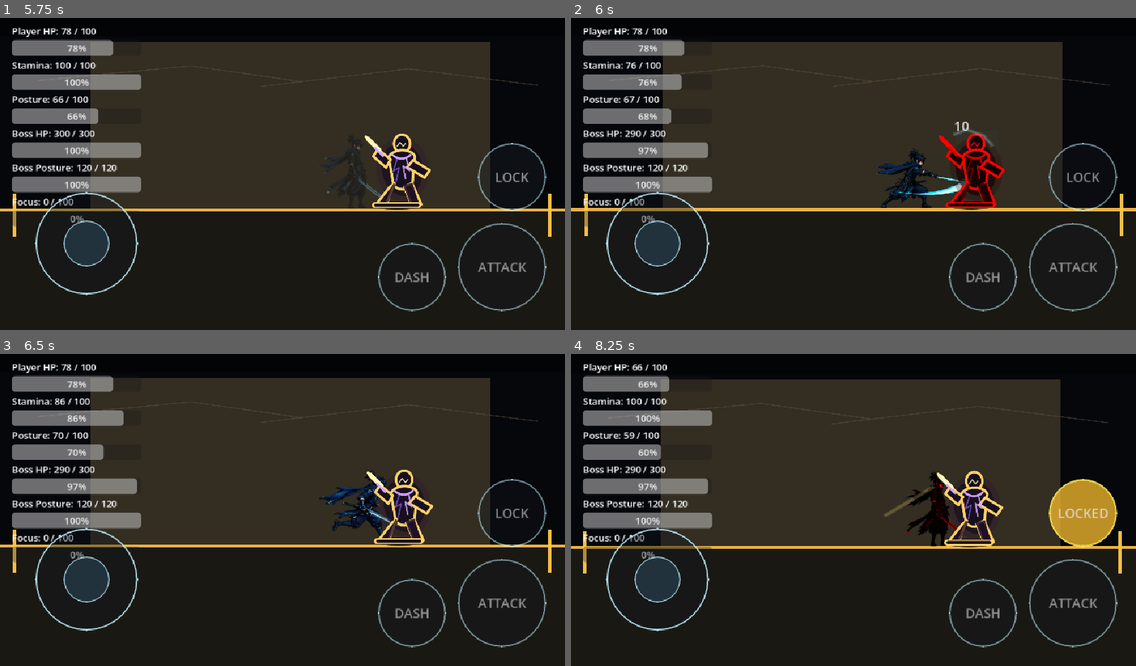
Above: before the commit, frames 1-4 (two rows, left to right).
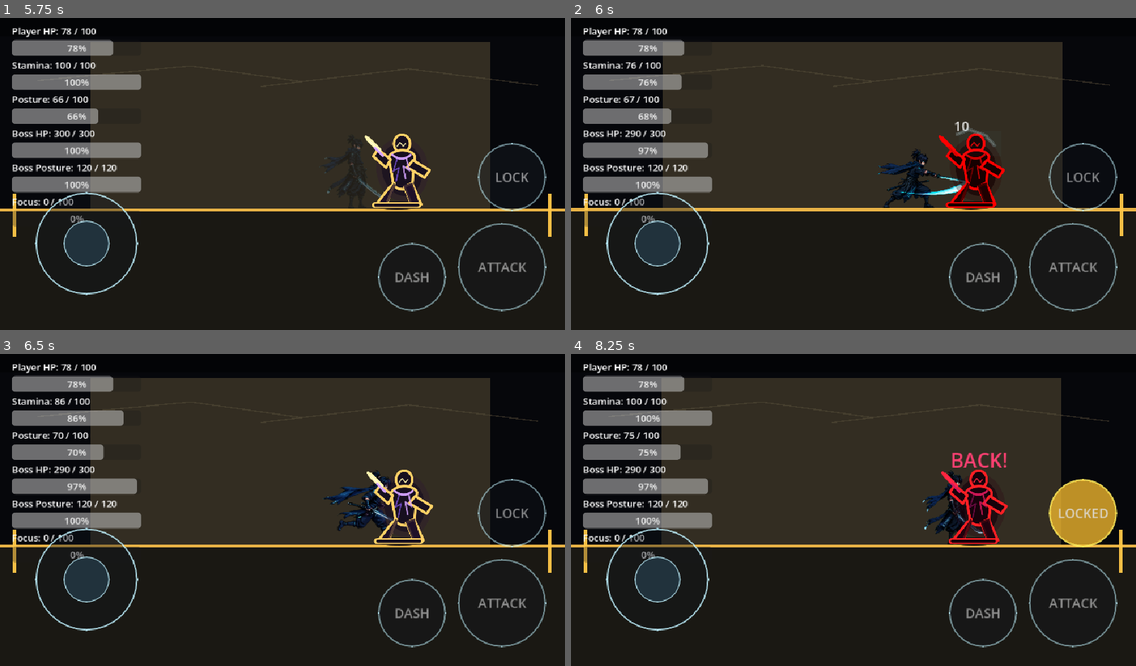
Above: after the commit, the same moments.

Repository: shanwinder/lastblade
Game: Godot game, scene res://scenes/main/BossBrokenMaster.tscn
Same seed, same stepped clock (60 frames per second), same inputs: the game is played once before the commit and once after it.
Inputs (mouse positions are in pixels of both pictures, inside the frame that each line leads up to):
- Up to frame 1 (5.75 s): click "START" at 0.5 s; click "SKIP" at 1.25 s; click "SKIP" at 2 s; click "ATTACK" at 2.75 s; click "DASH" at 3.5 s; click "LOCK" at 4.25 s; click "LOCKED" at 5 s
- Up to frame 2 (6 s): tap Enter at 5.75 s; move the mouse to (977, 155) at 5.77 s; hold Right (ui_right) from 5.78 s (still down); tap A (attack) at 5.85 s; click (977, 155) at 5.92 s
- Up to frame 3 (6.5 s): keep holding Right (ui_right)
- Up to frame 4 (8.25 s): release Right (ui_right) at 6.5 s; drag from (740, 522) to (966, 506) at 6.52 s; move the mouse to (910, 438) at 7.27 s; hold Right (ui_right) 7.28-8 s; tap L (lock_on) at 7.35 s; drag from (825, 569) to (949, 506) at 8.02 s

Frame 1 is identical in both runs. In frame 2, 0.7% of the frame differs, in the area x 53-76%, y 35-61%; in frame 3, 0.8%; in frame 4, 4.5%, in the area x 0-100%, y 3-71%.

Commit message:
Update player.gd

Diff:
--- a/last-blade-trial/player.gd
+++ b/last-blade-trial/player.gd
@@ -20,7 +20,7 @@
 # =========================
 
 # ความเร็วในการเดินปกติ
-@export var speed: float = 100.0
+@export var speed: float = 150.0
 
 # ความเร็วตอน Dash
 @export var dash_speed: float = 500.0
